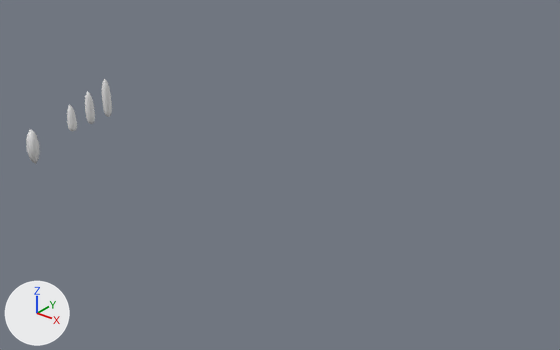
One commit to the Blender file Assets/Models/Tile/Grass/Blender/grass_new.blend: the scene before it, then after it.
One viewpoint serves both versions: a 50 mm lens placed at (83.7, -62.4, 41.1), pointed at (32.4, 1.7, 1.4). The axes (+X, +Y, +Z) are drawn at lower left. The lights are the same throughout.
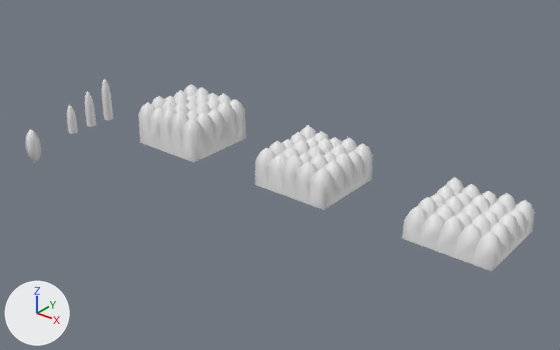
What differs and where, as boxes [x1, y1, x2, y2] in the pictures (560 x 350 px):
'small.001', added
    after: [402, 177, 535, 271]
'medium.001', added
    after: [255, 125, 373, 210]
'large.001', added
    after: [138, 84, 246, 162]

The change, as a list of edits to the scene's bpy script:
```text
Add mat_material:
    mat_material = principled_material('Material')
    mat_material.base_color = (0.8, 0.8, 0.8)  # white #e7e7e7
Add me_cylinder_006:
    me_cylinder_006.from_pydata(...)  # 315 vertices, 504 faces; spans x 0.0..10.0, y 0.0..10.0, z 0.0..4.0
    me_cylinder_006.polygons.foreach_set('use_smooth', [True] * 504)
Add me_cylinder_005:
    me_cylinder_005.from_pydata(...)  # 334 vertices, 522 faces; spans x -1.0..9.0, y -1.0..9.0, z 0.0..5.0
    me_cylinder_005.polygons.foreach_set('use_smooth', [True] * 522)
Add me_cylinder_004:
    me_cylinder_004.from_pydata(...)  # 334 vertices, 646 faces; spans x 0.0..10.0, y 0.0..10.0, z 0.0..6.0
    me_cylinder_004.polygons.foreach_set('use_smooth', [True] * 646)
    me_cylinder_004.materials.append(mat_material)  # white #e7e7e7
Add ob_small_001:
    ob_small_001 = bpy.data.objects.new('small.001', me_cylinder_006)
    ob_small_001.parent = ob_empty_002
    ob_small_001.location = (0.0, 0.0, 0.0)
Add ob_empty_002:
    ob_empty_002 = bpy.data.objects.new('Empty.002', None)
    ob_empty_002.location = (50.0, 0.0, 0.0)
Add ob_medium_001:
    ob_medium_001 = bpy.data.objects.new('medium.001', me_cylinder_005)
    ob_medium_001.parent = ob_empty_001
    ob_medium_001.location = (1.0, 1.0, 0.0)
Add ob_empty_001:
    ob_empty_001 = bpy.data.objects.new('Empty.001', None)
    ob_empty_001.location = (30.0, 0.0, 0.0)
Add ob_large_001:
    ob_large_001 = bpy.data.objects.new('large.001', me_cylinder_004)
    ob_large_001.parent = ob_empty
    ob_large_001.location = (0.0, 0.0, 0.0)
Add ob_empty:
    ob_empty = bpy.data.objects.new('Empty', None)
    ob_empty.location = (10.0, 0.0, 0.0)
```
